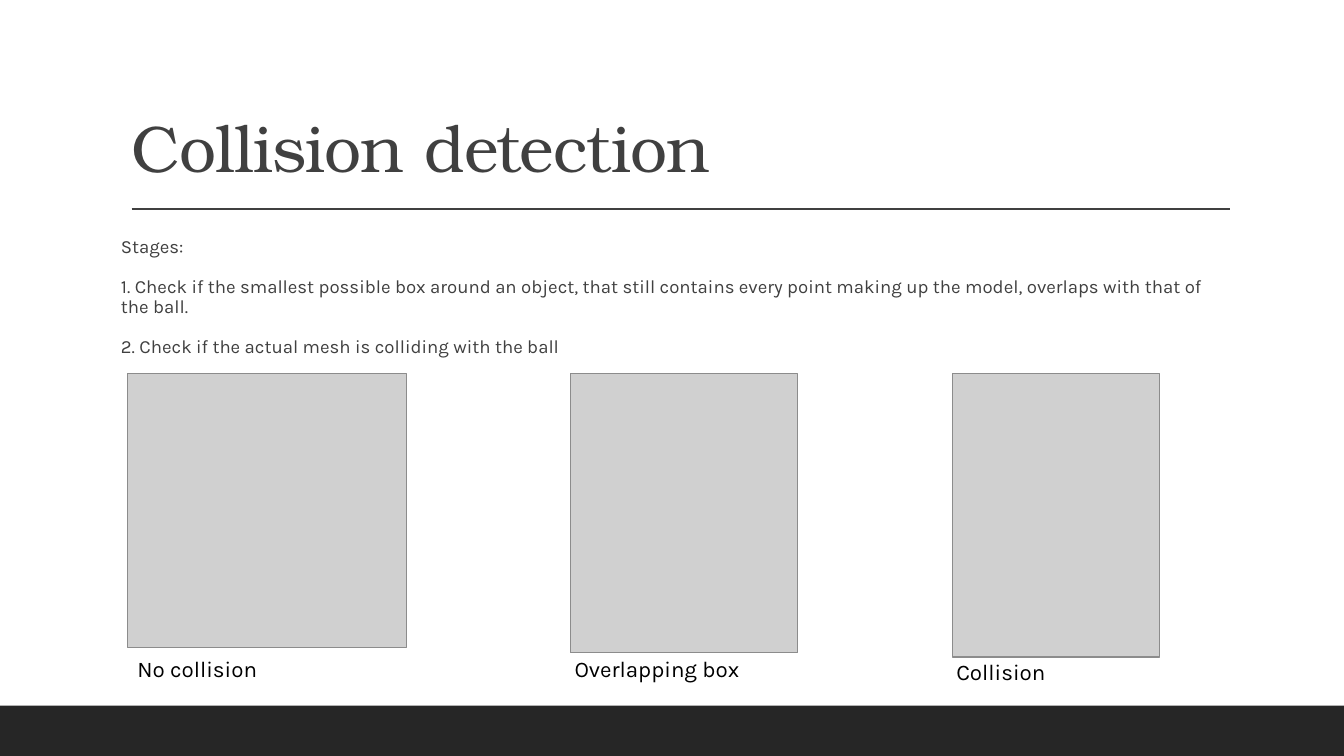
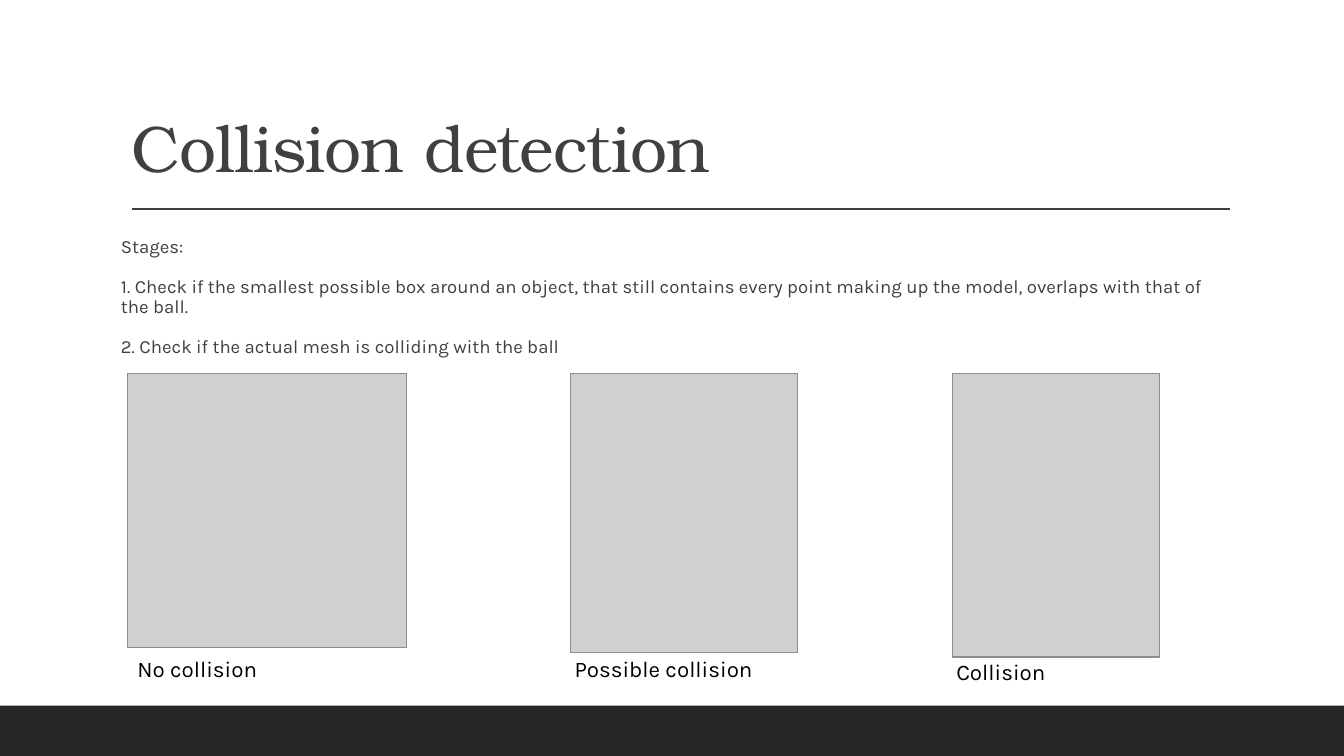
Before and after one commit to renesteeman/Project1-2_Group4, a slide deck: slide 7 of 04-PresentationThirdPhase.pptx. Drawn at 1344x756 pixels with LibreOffice and Linux fonts; fonts in the diff are those of the drawing; grey boxes stand for pictures. Boxes give left, top, right and bottom in pixels: in the first picture for what was removed or moved away, otherwise in the second. Text is boxed around its words. In the diff, an @@ line names an element or a change of style, - is before the commit and + after.

Commit message:
small fix for the presentation

```diff
--- a/04-PresentationThirdPhase.pptx
+++ b/04-PresentationThirdPhase.pptx
@@ text at (575,661,752,678): text changed @@
-Overlapping box
+Possible collision
```
